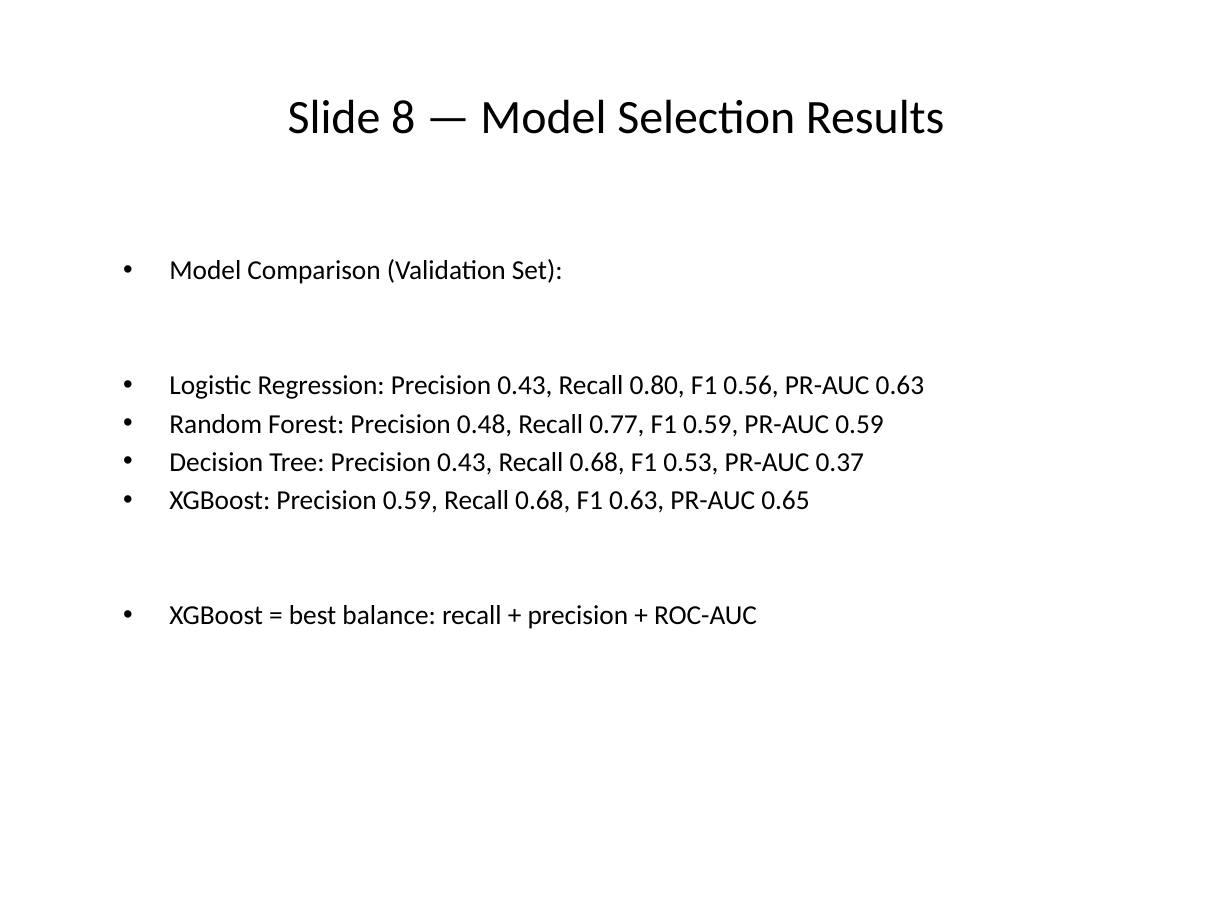
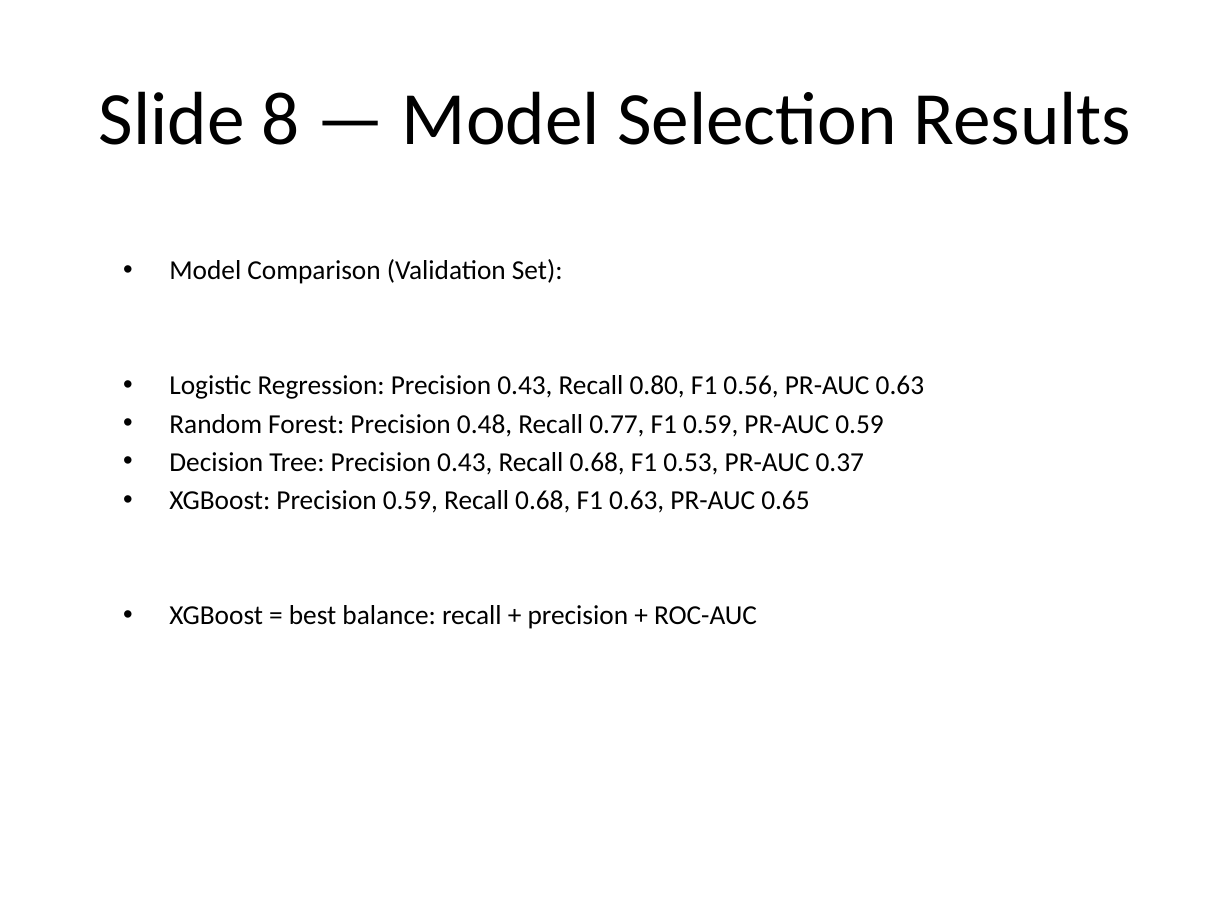
Before and after one commit to mohamedosamaa428/fraud_detection_project, a slide deck: slide 9 of reports/presentation.pptx. Drawn at 1232x924 pixels with LibreOffice and Linux fonts; fonts in the diff are those of the drawing. Boxes give left, top, right and bottom in pixels: in the first picture for what was removed or moved away, otherwise in the second. Text is boxed around its words. In the diff, an @@ line names an element or a change of style, - is before the commit and + after.

```diff
--- a/reports/presentation.pptx
+++ b/reports/presentation.pptx
@@ title "Slide 8 — Model Selection ..." at (99,91,1132,145): size 28 to 44 pt @@
```
Also in this commit, not shown: 12 other slides changed, 1 other file.
